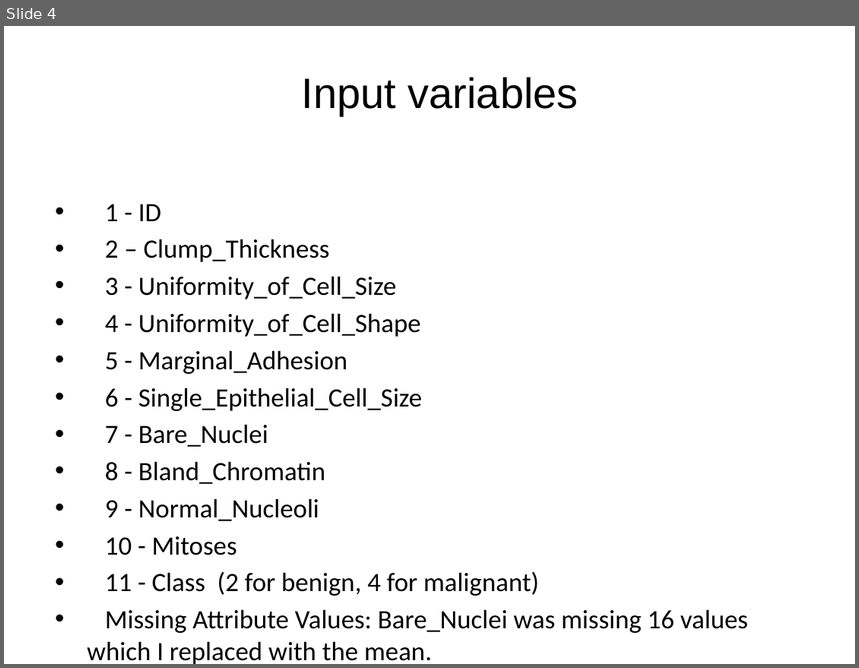
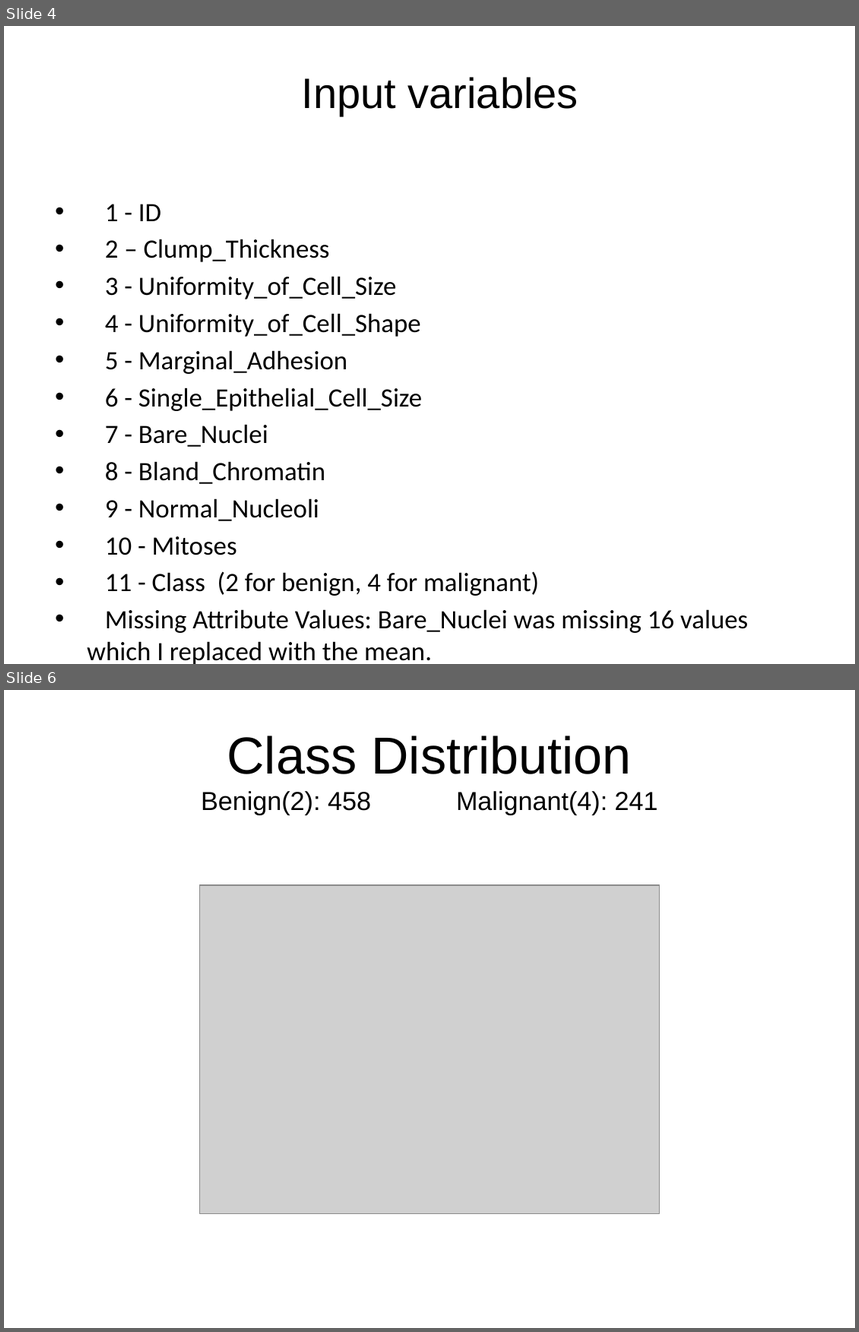
Before and after one commit to delwester/Springboard, a slide deck: Capstone3/Capstone3_FinalPres.pptx. Shown one above the other, each under a label of ours: slide 4 before the commit, slides 4 and 6 after it; the slides between them are not shown. The pictures are 859x668 and 859x1332 pixels, drawn with LibreOffice and Linux fonts; fonts in the diff are those of the drawing; grey boxes stand for pictures. Boxes give left, top, right and bottom in pixels: in the first picture for what was removed or moved away, otherwise in the second. Text is boxed around its words. In the diff, an @@ line names an element or a change of style, - is before the commit and + after.

```diff
--- a/Capstone3/Capstone3_FinalPres.pptx
+++ b/Capstone3/Capstone3_FinalPres.pptx
@@ slide 6 added at (x1=4, y1=690, x2=855, y2=1328), background #FFFFFF @@
@@ title added at (x1=201, y1=736, x2=658, y2=815), 22 pt, text #000000 @@
+Class Distribution
+Benign(2): 458 Malignant(4): 241
@@ picture added at (x1=200, y1=885, x2=659, y2=1214) @@
```
Also in this commit, not shown: 6 slides changed, 7 other slides added, 4 slides removed, 2 other files.
